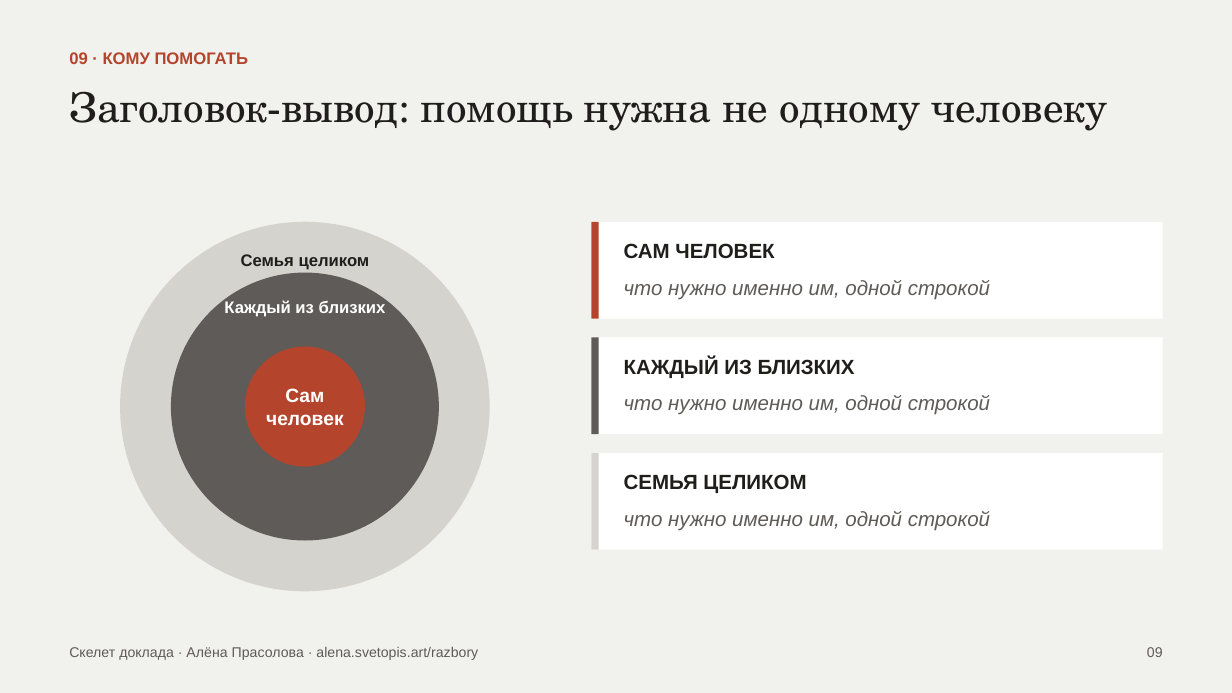
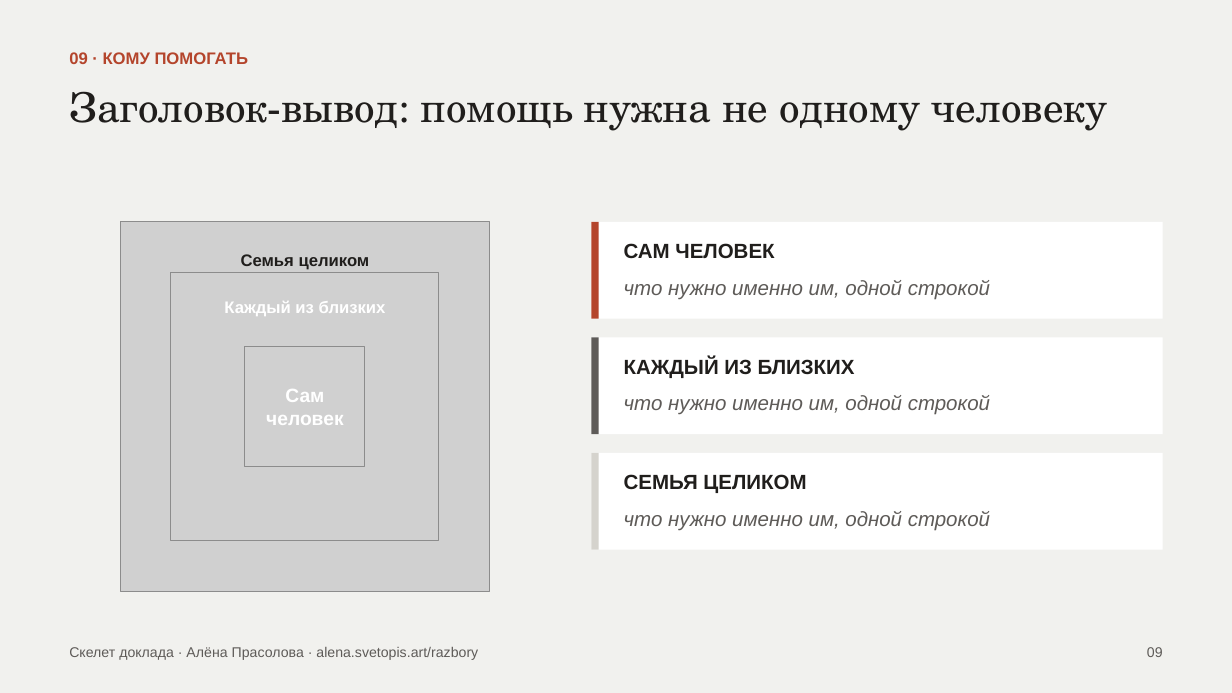
Before and after one commit to AlenaPrasol/vizitka-alena, a slide deck: slide 10 of razbory/prezentaciya-psihologa/fayly/skelet-doklada-15-slaydov.pptx. Drawn at 1232x693 pixels with LibreOffice and Linux fonts; fonts in the diff are those of the drawing; grey boxes stand for pictures. Boxes give left, top, right and bottom in pixels: in the first picture for what was removed or moved away, otherwise in the second. Text is boxed around its words. In the diff, an @@ line names an element or a change of style, - is before the commit and + after.

```diff
--- a/razbory/prezentaciya-psihologa/fayly/skelet-doklada-15-slaydov.pptx
+++ b/razbory/prezentaciya-psihologa/fayly/skelet-doklada-15-slaydov.pptx
@@ ellipse removed at [120, 222, 490, 592] @@
@@ picture added at [120, 222, 490, 592] @@
@@ ellipse removed at [171, 273, 439, 541] @@
@@ picture added at [171, 273, 439, 541] @@
@@ ellipse removed at [245, 347, 365, 467] @@
@@ picture added at [245, 347, 365, 467] @@
```
Also in this commit, not shown: 7 other slides changed, 2 other files.
